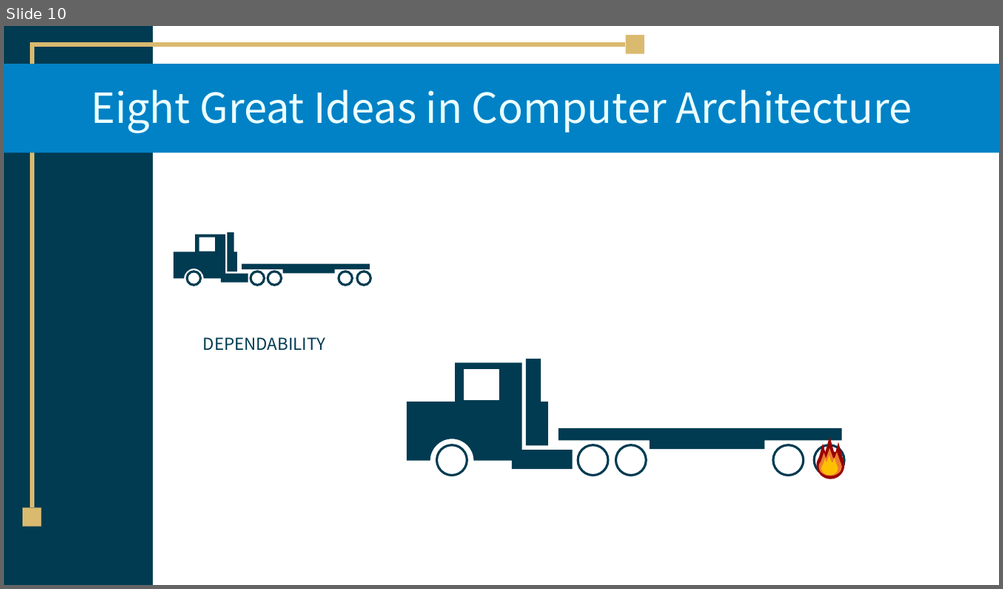
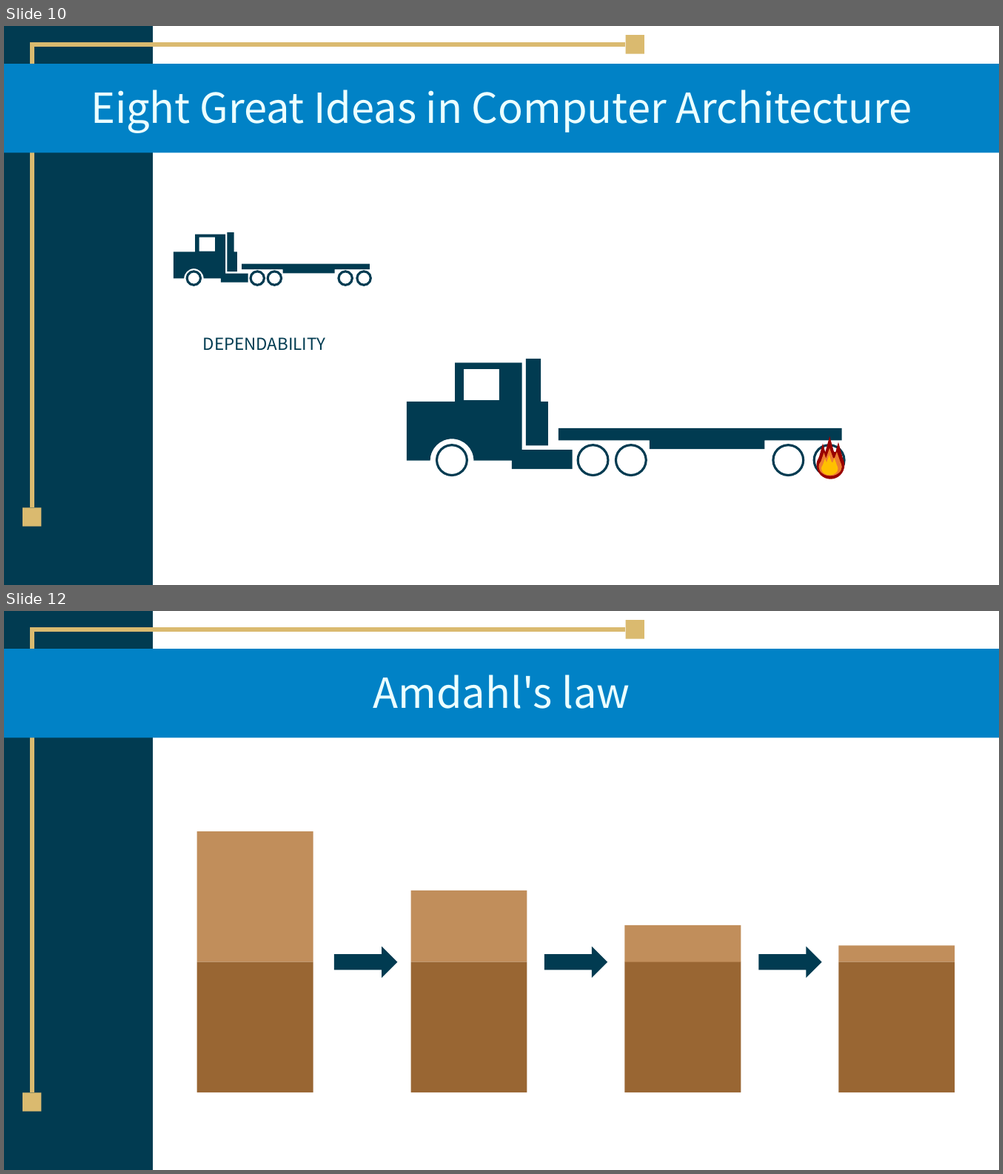
Before and after one commit to TikaWorld/EZ-Study, a slide deck: ComputerOrganization/Chapter1.pptx. Shown one above the other, each under a label of ours: slide 10 before the commit, slides 10 and 12 after it; the slides between them are not shown. The pictures are 1003x589 and 1003x1174 pixels, drawn with LibreOffice and Linux fonts; fonts in the diff are those of the drawing. Boxes give left, top, right and bottom in pixels: in the first picture for what was removed or moved away, otherwise in the second. Text is boxed around its words. In the diff, an @@ line names an element or a change of style, - is before the commit and + after.

```diff
--- a/ComputerOrganization/Chapter1.pptx
+++ b/ComputerOrganization/Chapter1.pptx
@@ slide 12 added at bbox=[4, 611, 999, 1170], background #FFFFFF @@
@@ rectangle added at bbox=[4, 611, 153, 1170], fill #013B51 @@
@@ rectangle added at bbox=[4, 649, 999, 738], fill #0182C6 @@
@@ title added at bbox=[373, 675, 629, 709], 40 pt, text #EBFFFF @@
+Amdahl's law
@@ rectangle added at bbox=[197, 832, 313, 963], fill #C18E5B @@
@@ rectangle added at bbox=[410, 891, 527, 963], fill #C18E5B @@
@@ rectangle added at bbox=[625, 925, 741, 963], fill #C18E5B @@
@@ rectangle added at bbox=[197, 963, 313, 1093], fill #996633 @@
@@ right arrow added at bbox=[334, 947, 397, 978], fill #013B51 @@
@@ rectangle added at bbox=[410, 963, 527, 1093], fill #996633 @@
@@ right arrow added at bbox=[544, 947, 608, 978], fill #013B51 @@
@@ rectangle added at bbox=[625, 963, 741, 1093], fill #996633 @@
@@ right arrow added at bbox=[758, 947, 822, 978], fill #013B51 @@
@@ rectangle added at bbox=[838, 946, 955, 963], fill #C18E5B @@
@@ rectangle added at bbox=[838, 963, 955, 1093], fill #996633 @@
@@ group added at bbox=[22, 620, 644, 1112]: 2 lines, 2 rectangles @@
```
Also in this commit, not shown: 3 slides changed, 1 other slide added, 1 other file.
